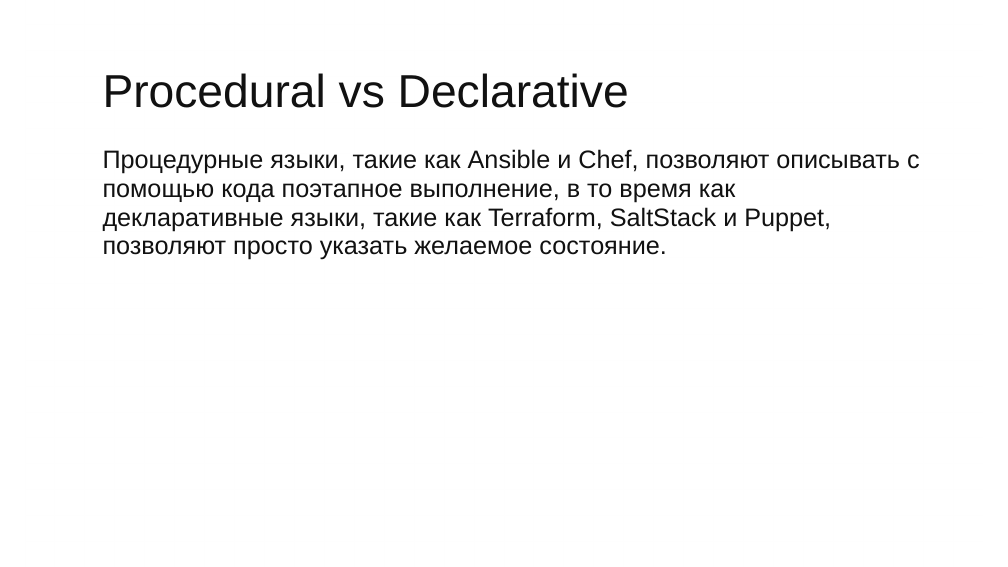
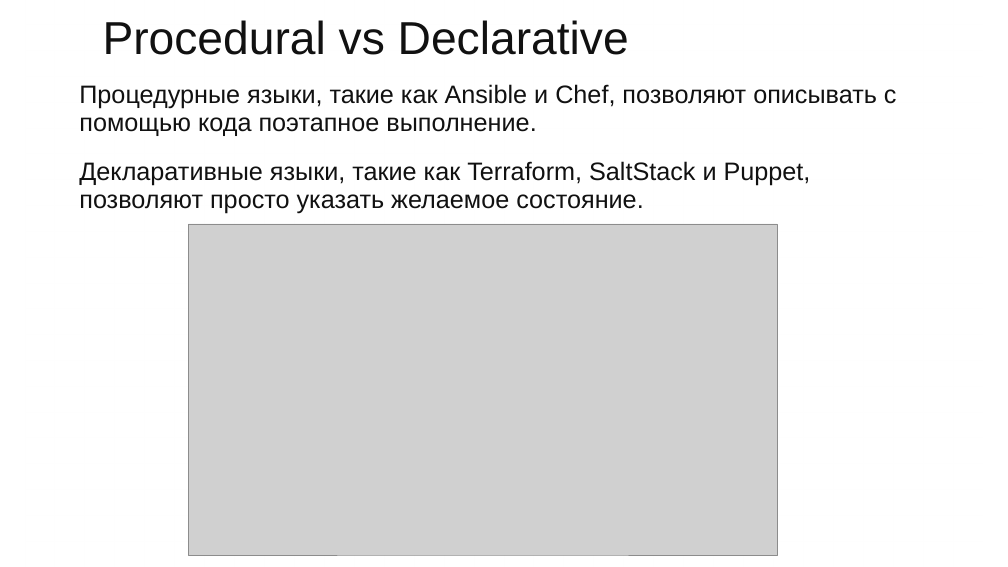
Before and after one commit to iu5git/DevOps, a slide deck: slide 11 of Лекции/Лекция11/Лекция_Terraform.pptx (slide 10 before the commit). Drawn at 1008x567 pixels with LibreOffice and Linux fonts; fonts in the diff are those of the drawing; grey boxes stand for pictures; background and template pictures are left out. Boxes give left, top, right and bottom in pixels: in the first picture for what was removed or moved away, otherwise in the second. Text is boxed around its words. In the diff, an @@ line names an element or a change of style, - is before the commit and + after.

Commit message:
terraform

```diff
--- a/Лекции/Лекция11/Лекция_Terraform.pptx
+++ b/Лекции/Лекция11/Лекция_Terraform.pptx
@@ title "Procedural vs Declarative": place and size @@
-title "Procedural vs Declarative" at [103, 73, 629, 108]
+title "Procedural vs Declarative" at [103, 20, 629, 55]
@@ text at [79, 84, 897, 214]: text changed @@
-Процедурные языки, такие как Ansible и Chef, позволяют описывать с помощью кода поэтапное выполнение, в то время как декларативные языки, такие как Terraform, SaltStack и Puppet, позволяют просто указать желаемое состояние.
+Процедурные языки, такие как Ansible и Chef, позволяют описывать с помощью кода поэтапное выполнение.
+Декларативные языки, такие как Terraform, SaltStack и Puppet, позволяют просто указать желаемое состояние.
@@ picture added at [188, 224, 777, 555] @@
```
Also in this commit, not shown: 21 other slides changed, 7 slides added, 4 slides removed, 2 other files.
